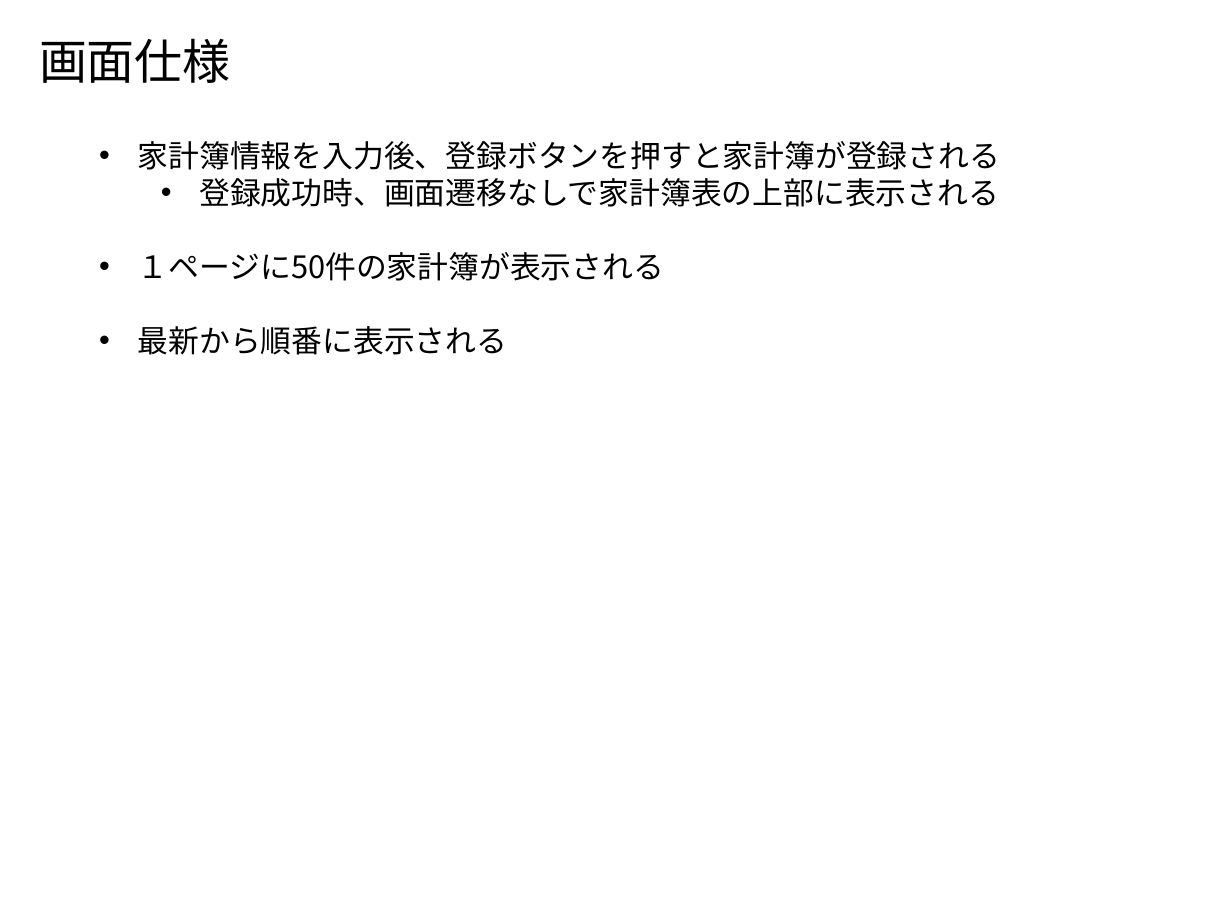
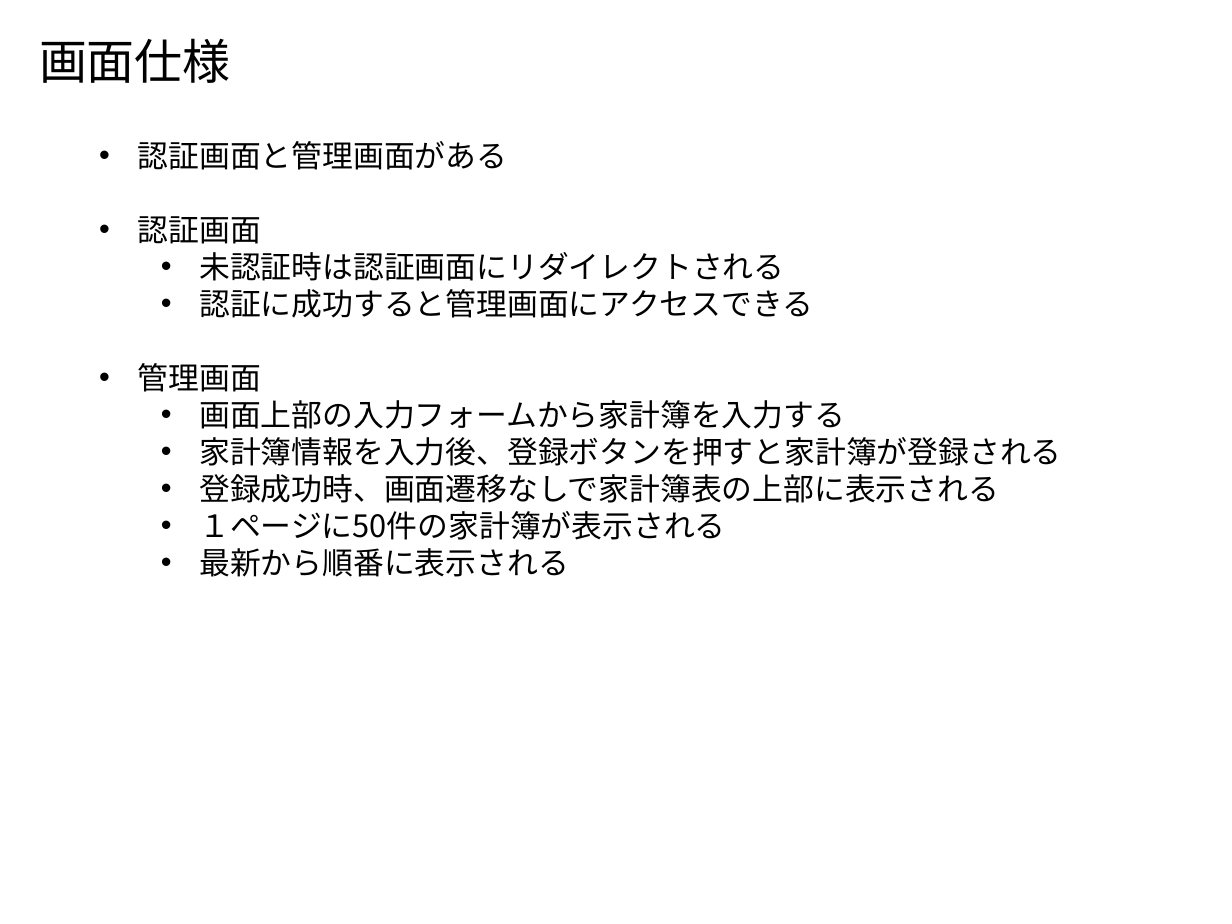
Before and after one commit to Leonis0813/chort, a slide deck: slide 2 of algieba/interface/ui.pptx. Drawn at 1232x924 pixels with LibreOffice and Linux fonts; fonts in the diff are those of the drawing. Boxes give left, top, right and bottom in pixels: in the first picture for what was removed or moved away, otherwise in the second. Text is boxed around its words. In the diff, an @@ line names an element or a change of style, - is before the commit and + after.

```diff
--- a/algieba/interface/ui.pptx
+++ b/algieba/interface/ui.pptx
@@ text at [138,141,845,429]: paragraphs added @@
+• 認証画面と管理画面がある
+• 認証画面
+  • 未認証時は認証画面にリダイレクトされる
+  • 認証に成功すると管理画面にアクセスできる
+• 管理画面
+  • 画面上部の入力フォームから家計簿を入力する
@@ text at [199,437,1061,577]: list level 1 to 2 in "家計簿情報を入力後、登録ボタンを押すと家計簿が登録される"; list level 1 to 2 in "１ページに50件の家計簿が表示される"; list level 1 to 2 in "最新から順番に表示される" @@
```
Also in this commit, not shown: 2 other slides changed, 1 slide added, 1 other file.
